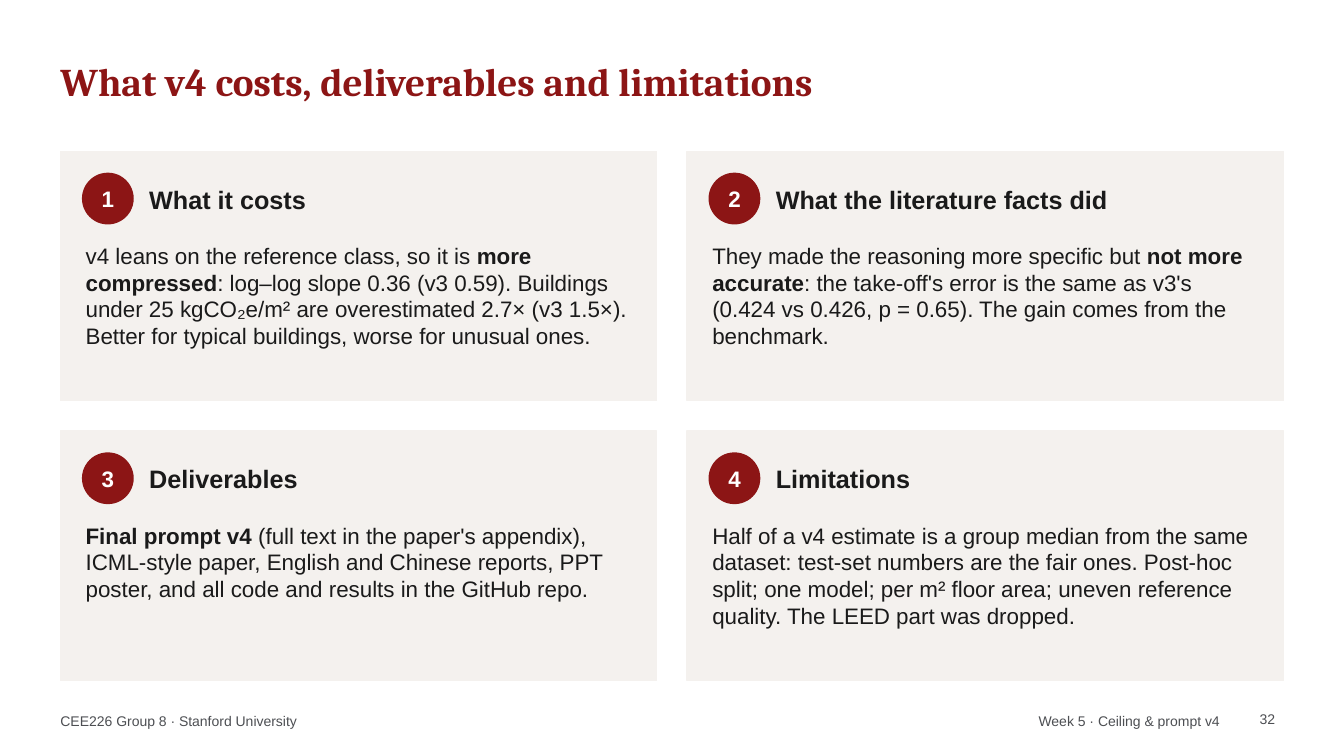
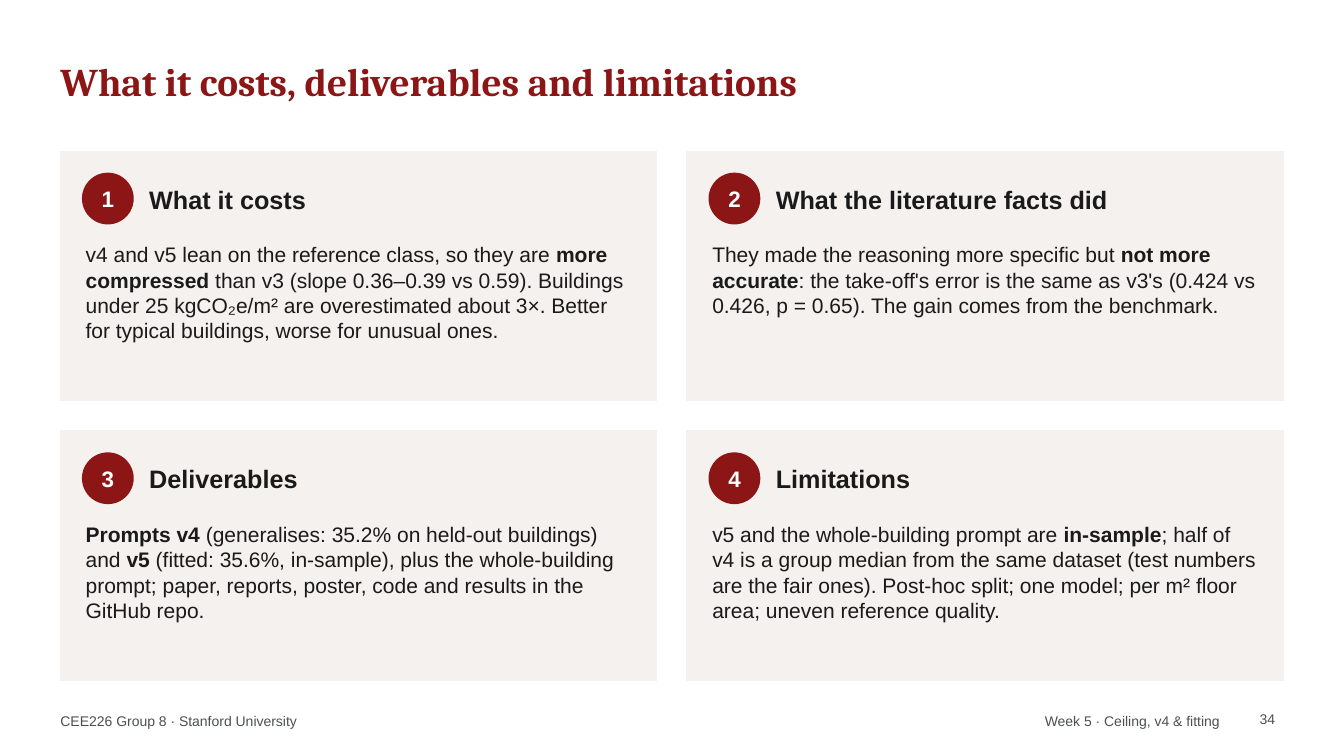
Before and after one commit to HeshanChen/CEE226LCA, a slide deck: slide 34 of report/weekly/weekly_updates.pptx (slide 32 before the commit). Drawn at 1344x756 pixels with LibreOffice and Linux fonts; fonts in the diff are those of the drawing. Boxes give left, top, right and bottom in pixels: in the first picture for what was removed or moved away, otherwise in the second. Text is boxed around its words. In the diff, an @@ line names an element or a change of style, - is before the commit and + after.

```diff
--- a/report/weekly/weekly_updates.pptx
+++ b/report/weekly/weekly_updates.pptx
@@ title at [60, 68, 797, 102]: text changed @@
-What v4 costs, deliverables and limitations
+What it costs, deliverables and limitations
@@ text at [86, 246, 623, 342]: text changed; size 16 to 15 pt @@
-v4 leans on the reference class, so it is more compressed: log–log slope 0.36 (v3 0.59). Buildings under 25 kgCO₂e/m² are overestimated 2.7× (v3 1.5×). Better for typical buildings, worse for unusual ones.
+v4 and v5 lean on the reference class, so they are more compressed than v3 (slope 0.36–0.39 vs 0.59). Buildings under 25 kgCO₂e/m² are overestimated about 3×. Better for typical buildings, worse for unusual ones.
@@ text "They made the reasoning more ..." at [712, 246, 1255, 317]: size 16 to 15 pt @@
@@ text at [86, 526, 614, 622]: text changed; size 16 to 15 pt @@
-Final prompt v4 (full text in the paper's appendix), ICML-style paper, English and Chinese reports, PPT poster, and all code and results in the GitHub repo.
+Prompts v4 (generalises: 35.2% on held-out buildings) and v5 (fitted: 35.6%, in-sample), plus the whole-building prompt; paper, reports, poster, code and results in the GitHub repo.
@@ text at [712, 526, 1256, 622]: text changed; size 16 to 15 pt @@
-Half of a v4 estimate is a group median from the same dataset: test-set numbers are the fair ones. Post-hoc split; one model; per m² floor area; uneven reference quality. The LEED part was dropped.
+v5 and the whole-building prompt are in-sample; half of v4 is a group median from the same dataset (test numbers are the fair ones). Post-hoc split; one model; per m² floor area; uneven reference quality.
@@ text at [1045, 716, 1219, 729]: text changed @@
-Week 5 · Ceiling & prompt v4
+Week 5 · Ceiling, v4 & fitting
@@ page number at [1260, 714, 1276, 724]: text changed @@
-32
+34
```
Also in this commit, not shown: 6 other slides changed, 3 slides added, 1 slide removed, 23 other files.
